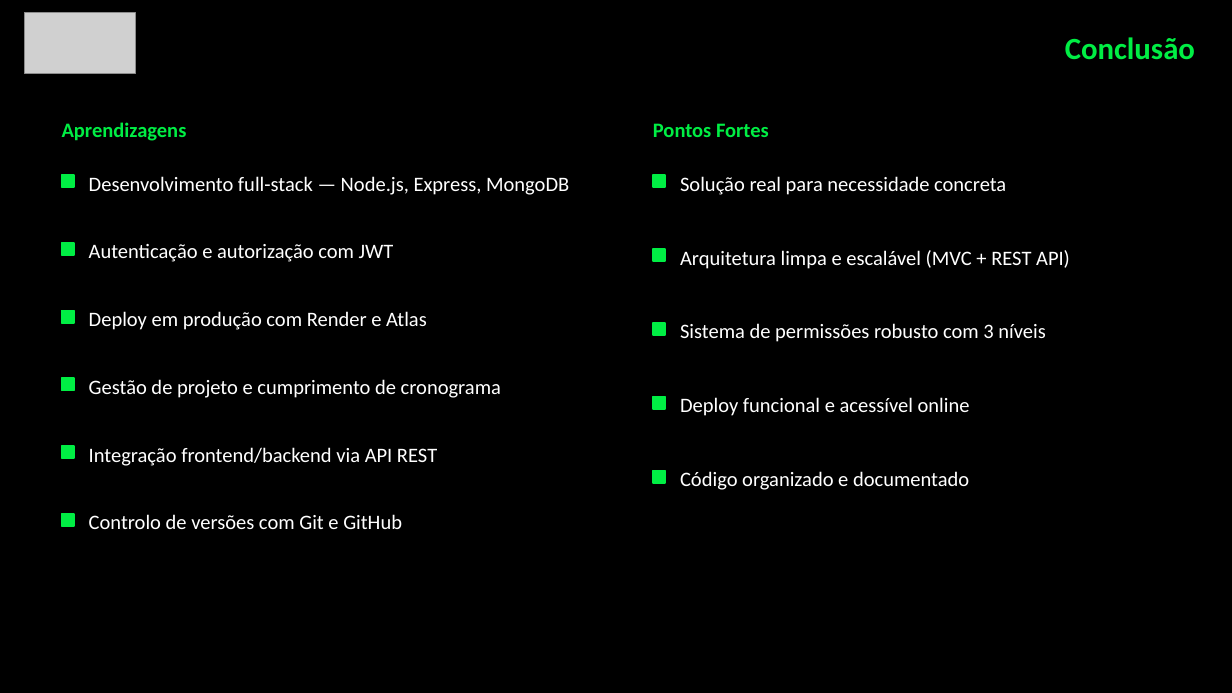
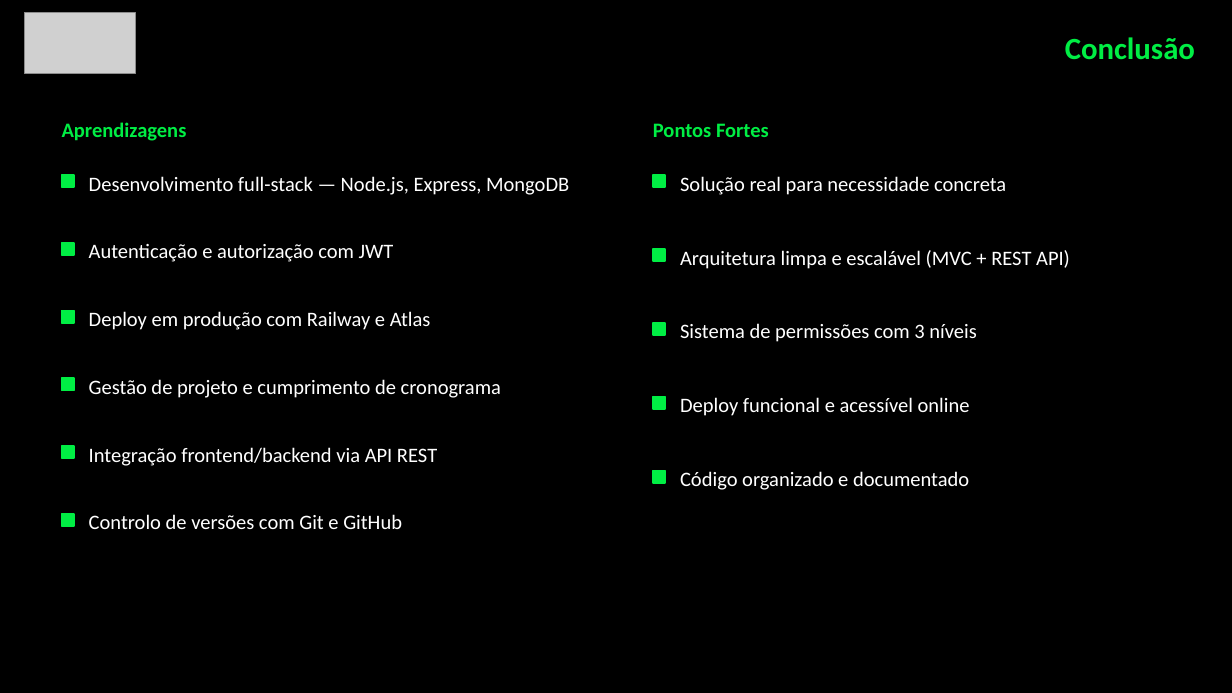
Before and after one commit to GuilhermeLopesMMA/LopesFightAcademy, a slide deck: slide 10 of LFA.pptx (slide 11 before the commit). Drawn at 1232x693 pixels with LibreOffice and Linux fonts; fonts in the diff are those of the drawing; grey boxes stand for pictures. Boxes give left, top, right and bottom in pixels: in the first picture for what was removed or moved away, otherwise in the second. Text is boxed around its words. In the diff, an @@ line names an element or a change of style, - is before the commit and + after.

```diff
--- a/LFA.pptx
+++ b/LFA.pptx
@@ text at box(89, 311, 431, 330): text changed @@
-Deploy em produção com Render e Atlas
+Deploy em produção com Railway e Atlas
@@ text at box(680, 323, 976, 342): text changed @@
-Sistema de permissões robusto com 3 níveis
+Sistema de permissões com 3 níveis
```
Also in this commit, not shown: 7 other slides changed, 1 slide added, 2 slides removed.
